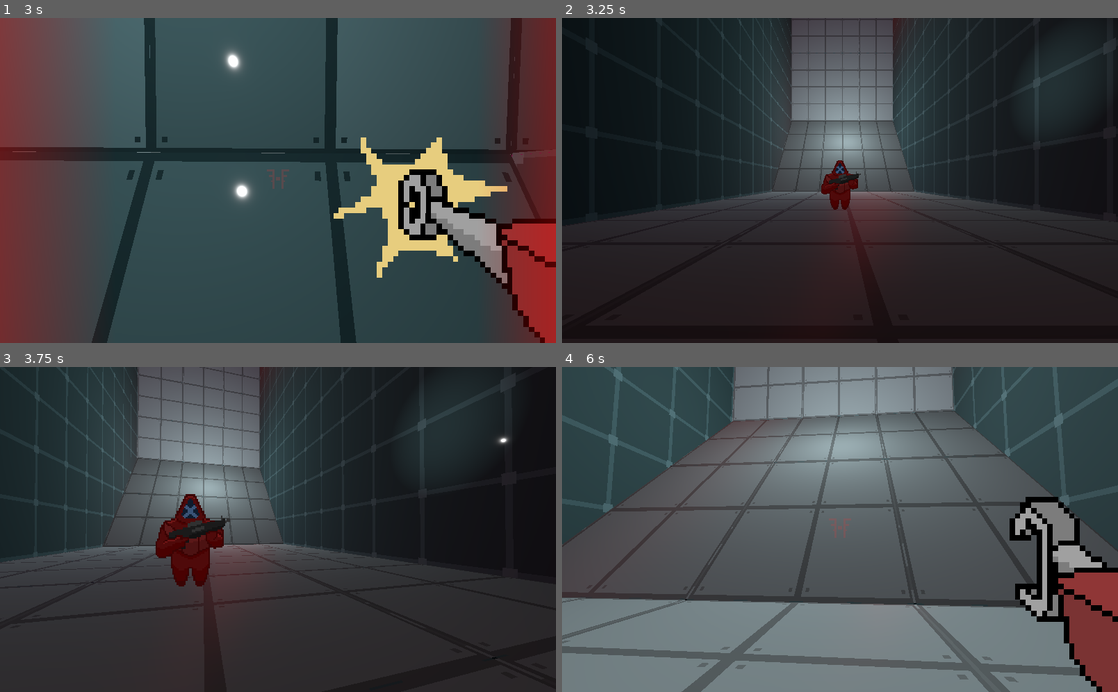
Above: before the commit, frames 1-4 (two rows, left to right).
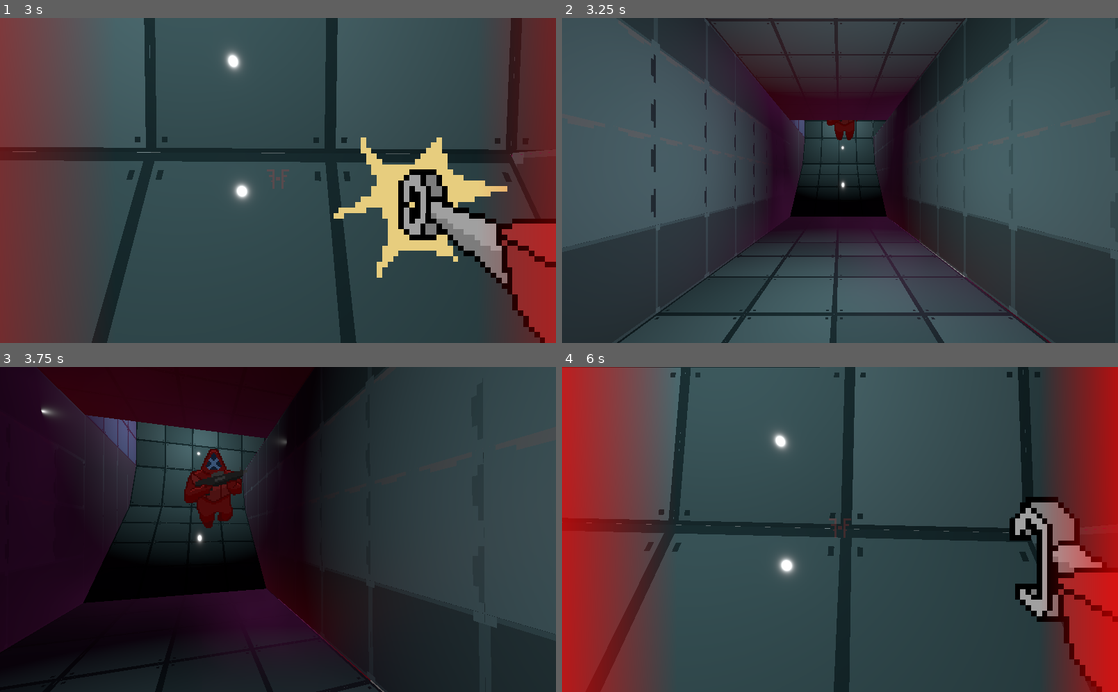
Above: after the commit, the same moments.

Repository: SomeSortOfSam/Exocutioner
Game: Godot game, scene res://demoLevel10.tscn
Two runs of this game, one before a commit and one after it. Both use one fixed random seed, a clock stepped at 60 frames per second and the inputs below.
Inputs (mouse positions are in pixels of both pictures, inside the frame that each line leads up to):
- Up to frame 1 (3 s): tap Enter at 0.5 s; move the mouse to (305, 180) at 0.52 s; press the mouse at (305, 180) at 0.53 s; hold Up (ui_up) from 0.53 s (still down); move the mouse to (250, 180) at 1.27 s; release the mouse at (250, 180) at 1.28 s; right-click (250, 180) at 1.35 s; move the mouse to (289, 174) at 2.02 s; tap Alt at 2.1 s; move the mouse to (272, 187) at 2.77 s; tap Ctrl at 2.85 s; click (272, 187) at 2.92 s
- Up to frame 2 (3.25 s): keep holding Up (ui_up)
- Up to frame 3 (3.75 s): keep holding Up (ui_up); move the mouse to (316, 532) at 3.52 s; tap Shift at 3.6 s
- Up to frame 4 (6 s): move the mouse to (795, 526) at 4.27 s; click (795, 526) at 4.35 s; move the mouse to (845, 529) at 5.02 s; hold Right mouse button (switch_gun) 5.03-5.78 s; click (845, 529) at 5.17 s; move the mouse to (817, 523) at 5.77 s; release Up (ui_up) at 5.78 s; hold Right (ui_right) from 5.78 s (still down); tap Alt at 5.85 s

Frame 1 is identical in both runs. In frame 2, 72% of the frame differs, in the area x 0-100%, y 0-100%; in frame 3, 74%; in frame 4, 85%.

Commit message:
Fixed death destination

Diff:
--- a/Character/Player/Player.gd
+++ b/Character/Player/Player.gd
@@ -34,7 +34,7 @@
 	health = new_health
 	hurt_texture.modulate.a = inverse_lerp(max_health,0,health)
 	if health <= 0:
-		get_tree().change_scene("res://World.tscn")
+		get_tree().change_scene("res://demoLevel10.tscn")
 
 func _on_Camera_rotation_requested(amount):
 	rotate(transform.basis.y, amount)
--- a/Guns/MagmaMagnum/Magma Magnum.gd
+++ b/Guns/MagmaMagnum/Magma Magnum.gd
@@ -23,7 +23,6 @@
 	sounds.stream = reload_sound
 	sounds.play()
 
-
 func _on_Sprite_animation_finished():
 	if sprite.animation == 'Reload':
 		cur_shot = -1
